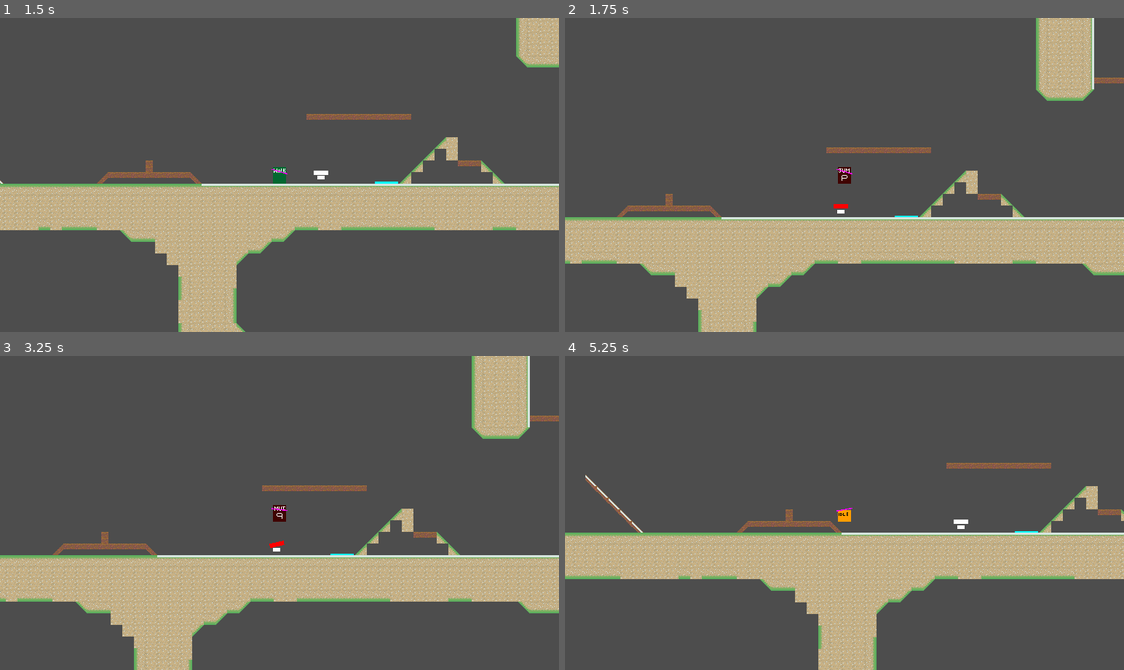
Above: before the commit, frames 1-4 (two rows, left to right).
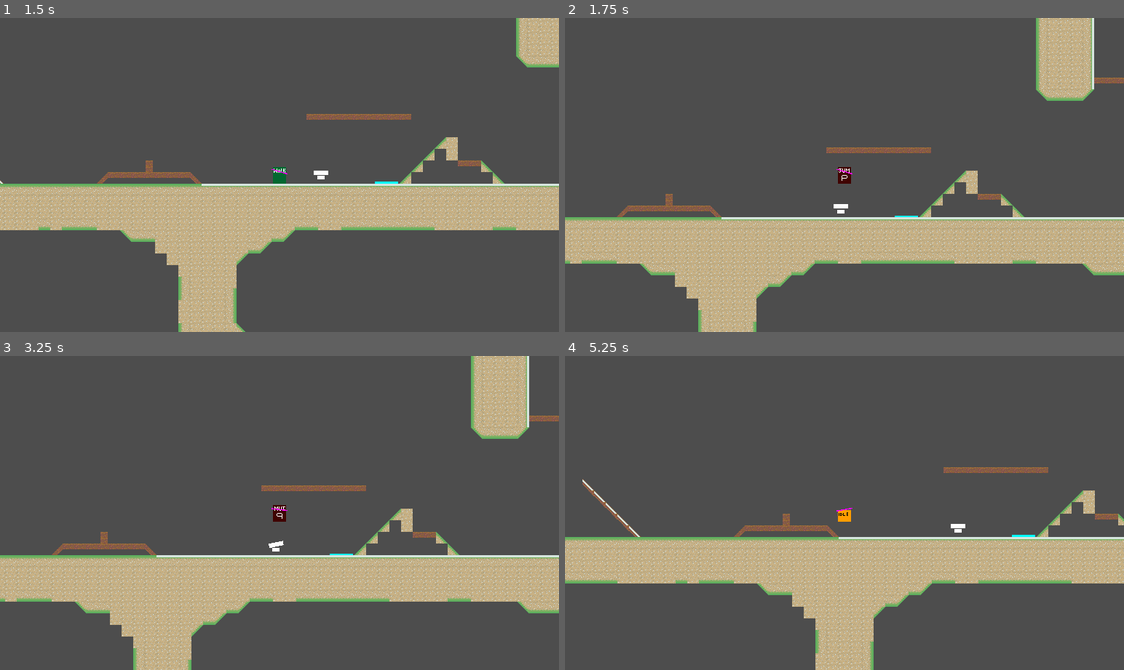
Above: after the commit, the same moments.

Repository: haruo-gabriel/portal2d
Game: Godot game, scene res://levels/level_1/level_scene.tscn
The game is run twice, just before and just after one commit, with the same random seed, the same clock (stepped at 60 frames per second) and the same inputs.
Inputs (mouse positions are in pixels of both pictures, inside the frame that each line leads up to):
- Up to frame 1 (1.5 s): tap Enter at 0.5 s; move the mouse to (251, 237) at 0.52 s; hold Shift (crouch) 0.53-1.28 s; hold D (move_right) from 0.53 s (still down); tap Space (jump) at 0.77 s; move the mouse to (447, 222) at 1.27 s; click (447, 222) at 1.35 s
- Up to frame 2 (1.75 s): keep holding D (move_right); tap Space (jump) at 1.52 s
- Up to frame 3 (3.25 s): move the mouse to (111, 465) at 2.02 s; release D (move_right) at 2.03 s; hold A (move_left) from 2.03 s (still down); right-click (111, 465) at 2.1 s; move the mouse to (307, 513) at 2.77 s; tap Shift (crouch) at 2.85 s; tap Space (jump) at 3.02 s
- Up to frame 4 (5.25 s): move the mouse to (760, 434) at 3.52 s; click (760, 434) at 3.6 s; tap Space (jump) at 3.77, 4.52 s; move the mouse to (967, 497) at 4.27 s; release A (move_left) at 4.28 s; hold D (move_right) from 4.28 s (still down); right-click (967, 497) at 4.35 s; move the mouse to (732, 528) at 5.02 s; hold Shift (crouch) from 5.03 s (still down)

Frame 1 is identical in both runs. In frame 2, less than 0.1% of the frame differs, in the area x 48-51%, y 59-61%; in frame 3, 10%; in frame 4, 13%, in the area x 0-100%, y 34-100%.

Commit message:
adding a open and last seen condition

Diff:
--- a/godot project/characters/turret/scripts/states/active.gd
+++ b/godot project/characters/turret/scripts/states/active.gd
@@ -2,17 +2,33 @@
 class_name TurretActive
 extends TurretState
 
+const last_seen_time: int = 100
+
+var open_cooldown: int
+var last_seen: int
+
 func enter() -> void:
-	turret.get_node("HeadSprite").modulate = Color.RED
 
-func exit() -> void:
-	turret.get_node("HeadSprite").modulate = Color.WHITE
+	last_seen = last_seen_time
 
-func update(_delta: float) -> void:
-
-	if not can_see_player():
-		transitioned.emit(self, "Idle")
+	open_cooldown = turret.open_cooldown
 
 func physics_update(delta: float) -> void:
 
-	turret.angle = move_toward(turret.angle, angle_to_player, turret.rotation_speed)
+	if open_cooldown > 0:
+		open_cooldown -= 1
+		return
+
+	if can_see_player():
+		last_seen = last_seen_time
+	else:
+
+		if last_seen > 0:
+			last_seen -= 1
+			return
+
+		transitioned.emit(self, "Idle")
+		return
+
+	if not open_cooldown and last_seen:
+		turret.angle = move_toward(turret.angle, angle_to_player, turret.rotation_speed)
--- a/godot project/characters/turret/turret.gd
+++ b/godot project/characters/turret/turret.gd
@@ -11,6 +11,7 @@
 @export var maximum_angle: float
 
 @export var rotation_speed: float
+@export var open_cooldown: int
 
 @export var player: Player
 
--- a/godot project/levels/level_1/level_scene.tscn
+++ b/godot project/levels/level_1/level_scene.tscn
@@ -21,4 +21,5 @@
 position = Vector2(2132, -344)
 minimum_angle = -1.57
 rotation_speed = 0.02
+open_cooldown = 30
 player = NodePath("../Player")
